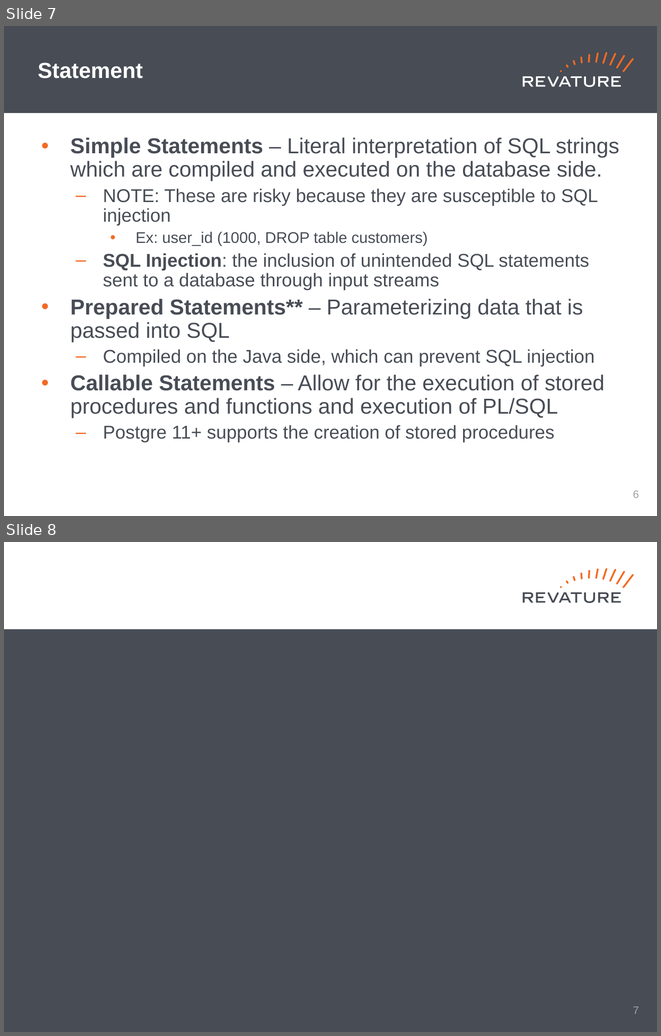
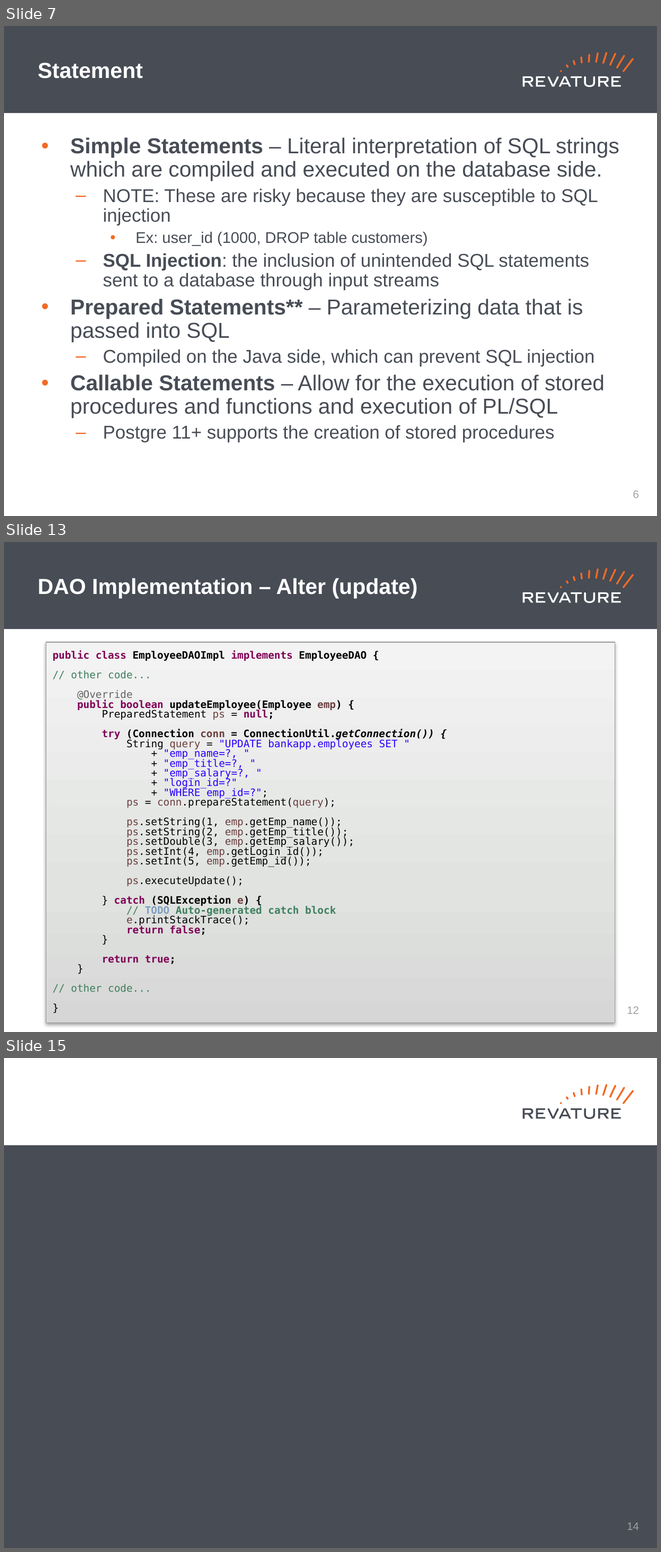
Before and after one commit to jhigherevature/8302021_RAP, a slide deck: powerpoints/Day_26.pptx. Shown one above the other, each under a label of ours: slides 7 and 8 before the commit, slides 7, 13 and 15 after it; the slides between them are not shown. The pictures are 661x1036 and 661x1552 pixels, drawn with LibreOffice and Linux fonts; fonts in the diff are those of the drawing. Boxes give left, top, right and bottom in pixels: in the first picture for what was removed or moved away, otherwise in the second. Text is boxed around its words. In the diff, an @@ line names an element or a change of style, - is before the commit and + after.

```diff
--- a/powerpoints/Day_26.pptx
+++ b/powerpoints/Day_26.pptx
@@ slide 13 added at <box>4,542,657,1032</box>, background #FFFFFF; not listed: 19 template elements that a slide beside it also shows @@
@@ title added at <box>38,578,418,598</box>, 24 pt, text #FFFFFF, bold @@
+DAO Implementation – Alter (update)
@@ rectangle added at <box>46,642,615,1023</box>, fill gradient #D6D7D6 to #E2E2E2 to #F4F4F4, outline #9C9D9C 0.75 pt, 11.2 pt, text #000000 @@
+public class EmployeeDAOImpl implements EmployeeDAO {
+// other code...
+@Override
+public boolean updateEmployee(Employee emp) {
+PreparedStatement ps = null;
+try (Connection conn = ConnectionUtil.getConnection()) {
+String query = "UPDATE bankapp.employees SET "
++ "emp_name=?, "
++ "emp_title=?, "
++ "emp_salary=?, "
++ "login_id=?"
++ "WHERE emp_id=?";
+ps = conn.prepareStatement(query);
+ps.setString(1, emp.getEmp_name());
+ps.setString(2, emp.getEmp_title());
+ps.setDouble(3, emp.getEmp_salary());
+ps.setInt(4, emp.getLogin_id());
+ps.setInt(5, emp.getEmp_id());
+ps.executeUpdate();
+} catch (SQLException e) {
+// TODO Auto-generated catch block
+e.printStackTrace();
+return false;
+}
+return true;
+}
+// other code...
+}
@@ page number added at <box>627,1006,639,1014</box>, 12 pt, text #A0A1A0 @@
+12
@@ what was slide 8 is now slide 15 @@
@@ page number at <box>627,1522,639,1530</box>: text changed @@
-7
+14
```
Also in this commit, not shown: 6 other slides added, 4 other files.
